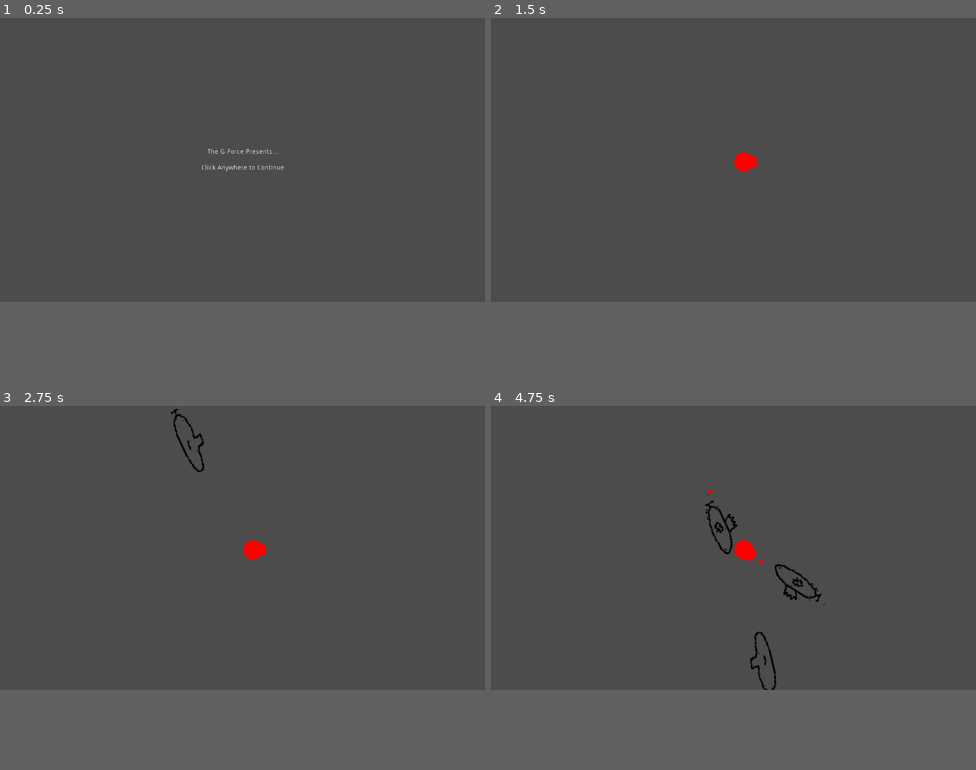
Above: before the commit, frames 1-4 (two rows, left to right).
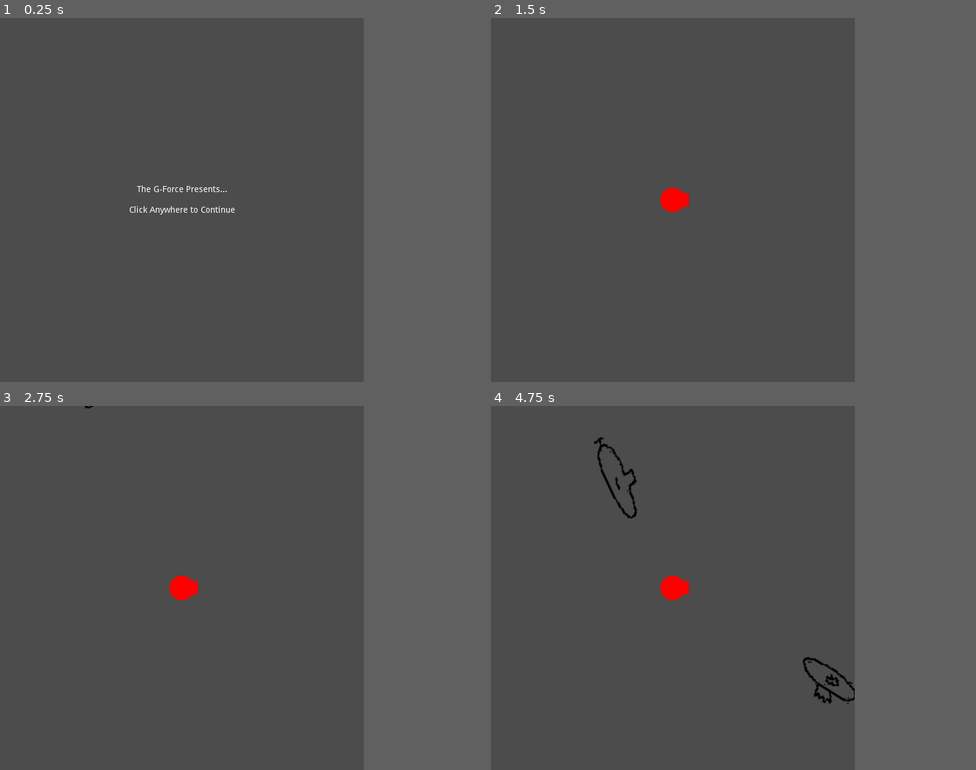
Above: after the commit, the same moments.

Repository: the-g-force/FamJam-March2021
Game: Godot game, scene res://src/Screens/SplashScreen.tscn
Two runs of this game, one before a commit and one after it. Both use one fixed random seed, a clock stepped at 60 frames per second and the inputs below.
Inputs (mouse positions are in pixels of both pictures, inside the frame that each line leads up to):
- Up to frame 1 (0.25 s): no input
- Up to frame 2 (1.5 s): tap Enter at 0.5 s; move the mouse to (840, 145) at 0.52 s; click (840, 145) at 0.67 s; click "Play Now!" at 1.25 s
- Up to frame 3 (2.75 s): tap Space at 2 s; move the mouse to (145, 562) at 2.02 s; click (145, 562) at 2.17 s
- Up to frame 4 (4.75 s): move the mouse to (680, 438) at 2.77 s; click (680, 438) at 2.92 s; move the mouse to (845, 617) at 3.52 s; click (845, 617) at 3.67 s; move the mouse to (879, 591) at 4.27 s; click (879, 591) at 4.42 s
In our replay, the window is 800x468 before the commit and 600x600 after it. These sizes can differ from the game's own. Grey fills any space a smaller window leaves; there, only what the larger window draws over its background counts as a difference.

The runs differ from the first frame. In frame 1, 0.4% of the frame differs, in the area x 26-59%, y 35-54%; in frame 2, 0.5%; in frame 3, 0.7%; in frame 4, 1.8%, in the area x 21-75%, y 8-82%.

Commit message:
Make screen square and enemies spawn further away

Diff:
--- a/project/project.godot
+++ b/project/project.godot
@@ -32,6 +32,7 @@
 
 [display]
 
+window/size/width=600
 window/stretch/mode="2d"
 window/stretch/aspect="keep"
 
--- a/project/src/EnemyGenerator.tscn
+++ b/project/src/EnemyGenerator.tscn
@@ -8,10 +8,11 @@
 }
 
 [node name="EnemyGenerator" type="Node2D"]
-position = Vector2( 512, 300 )
+position = Vector2( 300, 300 )
 script = ExtResource( 1 )
 
 [node name="Path2D" type="Path2D" parent="."]
+scale = Vector2( 1.5, 1.5 )
 curve = SubResource( 1 )
 
 [node name="EnemySpawnPoint" type="PathFollow2D" parent="Path2D"]
--- a/project/src/Game.tscn
+++ b/project/src/Game.tscn
@@ -8,7 +8,7 @@
 script = ExtResource( 3 )
 
 [node name="Turret" parent="." instance=ExtResource( 1 )]
-position = Vector2( 534, 304 )
+position = Vector2( 300, 300 )
 
 [node name="Enemies" type="Node" parent="."]
 
